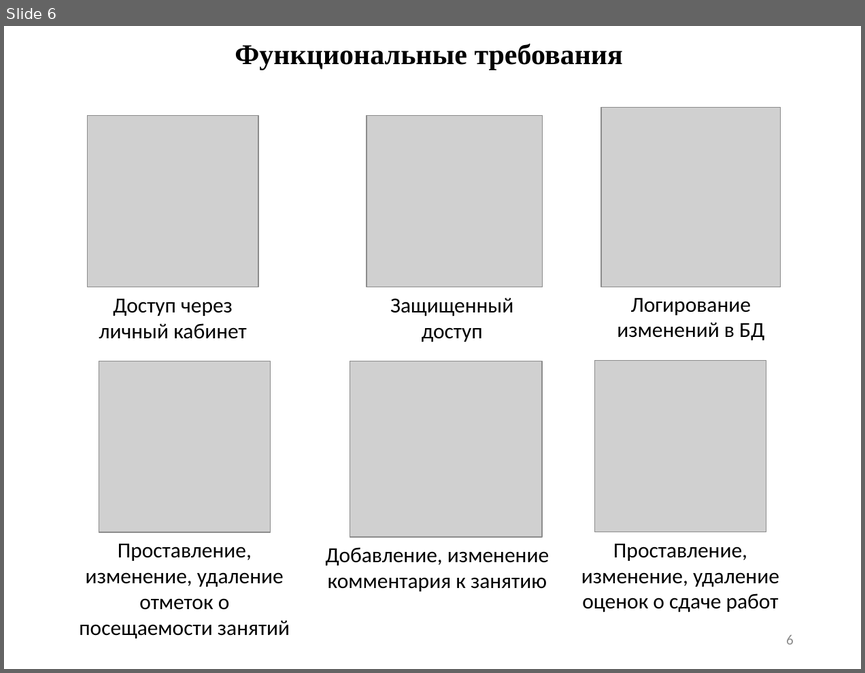
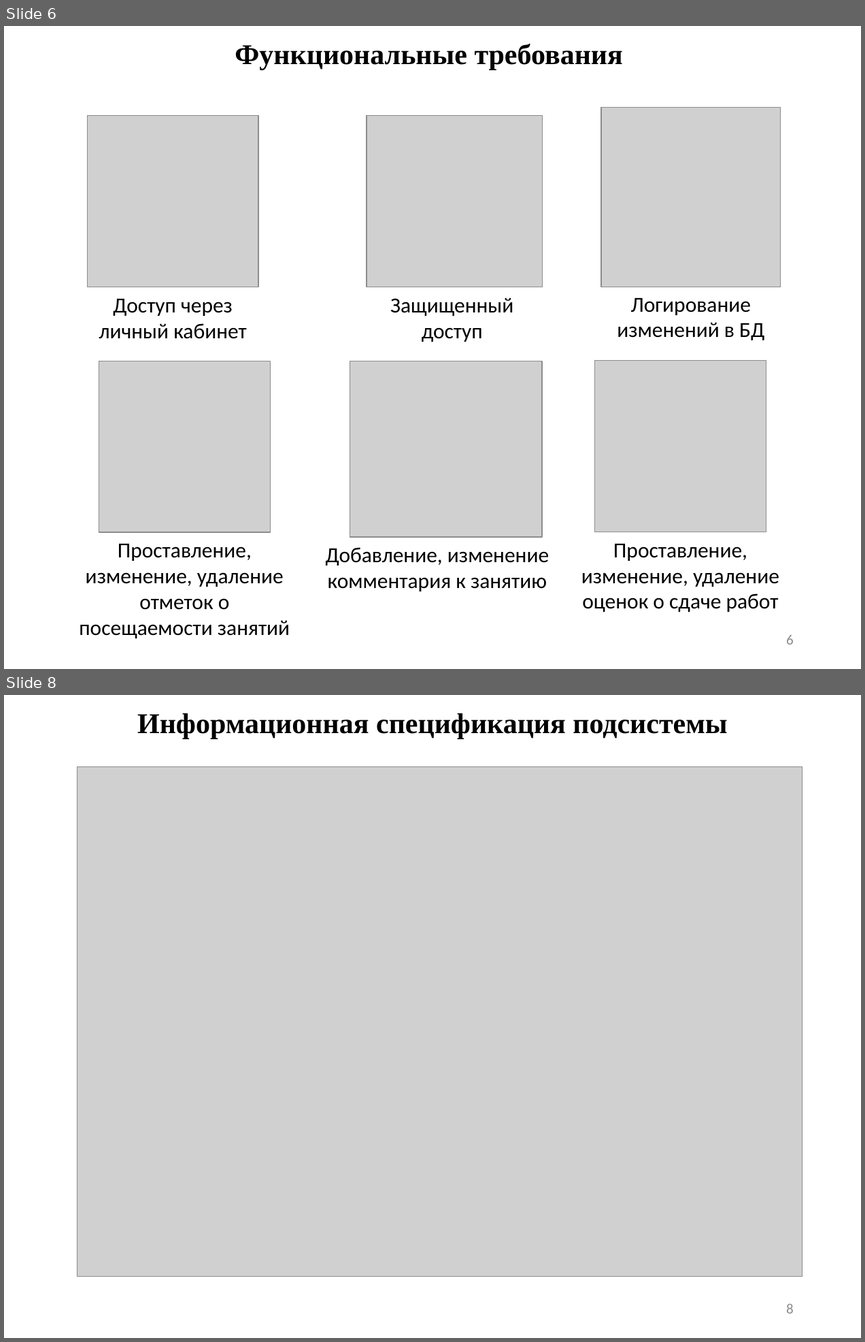
Before and after one commit to kuskas112/Labs, a slide deck: ВКР/ВКР_Василения_21ПГ.pptx. Shown one above the other, each under a label of ours: slide 6 before the commit, slides 6 and 8 after it; the slides between them are not shown. The pictures are 865x673 and 865x1342 pixels, drawn with LibreOffice and Linux fonts; fonts in the diff are those of the drawing; grey boxes stand for pictures. Boxes give left, top, right and bottom in pixels: in the first picture for what was removed or moved away, otherwise in the second. Text is boxed around its words. In the diff, an @@ line names an element or a change of style, - is before the commit and + after.

```diff
--- a/ВКР/ВКР_Василения_21ПГ.pptx
+++ b/ВКР/ВКР_Василения_21ПГ.pptx
@@ slide 8 added at <box>4,695,861,1338</box>, background #FFFFFF @@
@@ title added at <box>137,713,727,739</box>, 24 pt, text #000000, bold @@
+Информационная спецификация подсистемы
@@ picture added at <box>77,766,802,1276</box> @@
@@ page number added at <box>786,1304,793,1313</box>, 12 pt, text #8C8C8C @@
+8
```
Also in this commit, not shown: 2 slides changed, 9 other slides added, 6 slides removed, 1 other file.
